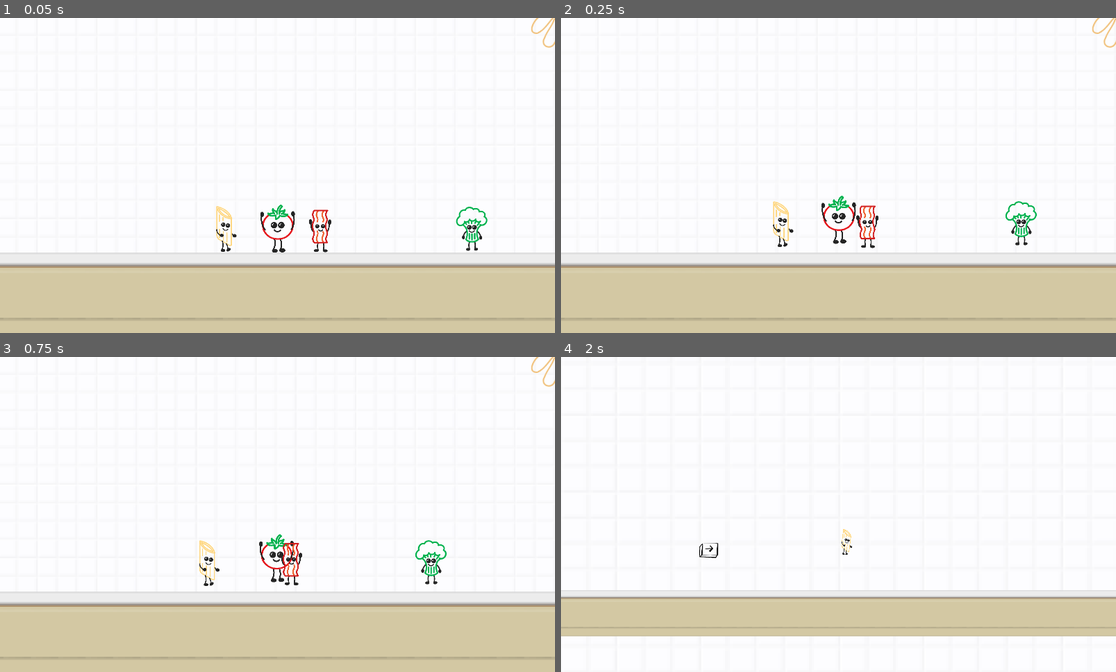
Above: before the commit, frames 1-4 (two rows, left to right).
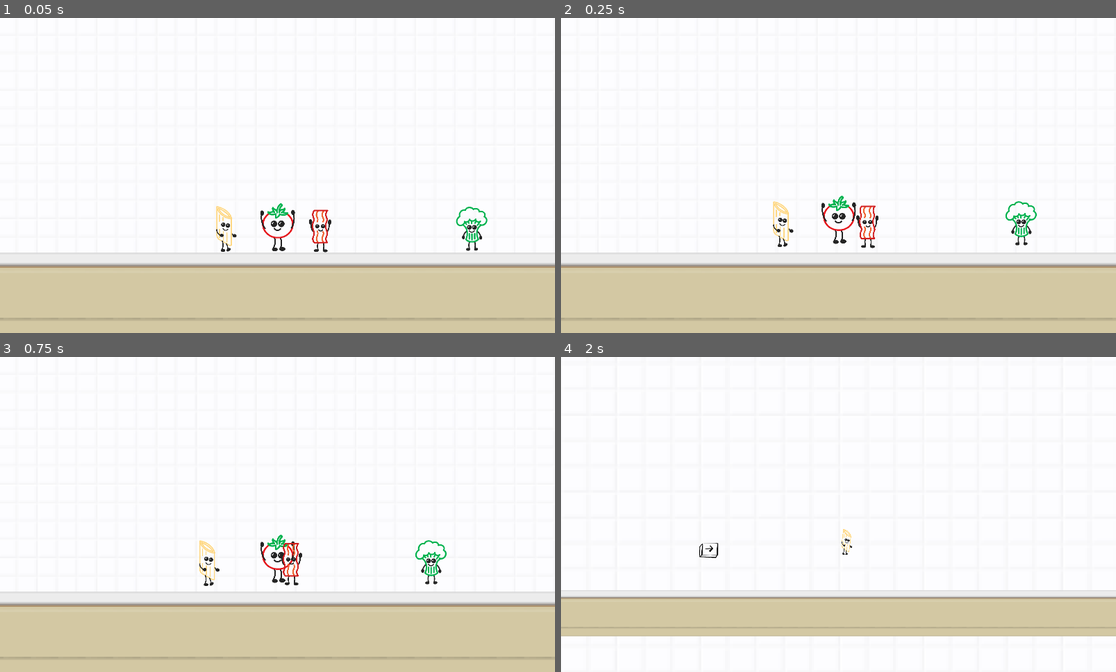
Above: after the commit, the same moments.

Repository: johannaeklundh/penneforyourlife
Game: Godot game, scene res://Assets/Scenes/IntroScene.tscn
Two runs of this game, one before a commit and one after it. Both use one fixed random seed, a clock stepped at 60 frames per second and the inputs below.
Inputs:
- Up to frame 1 (0.05 s): no input
- Up to frame 2 (0.25 s): no input
- Up to frame 3 (0.75 s): hold Right (move_right) from 0.53 s (still down); tap E (interact) at 0.6 s
- Up to frame 4 (2 s): keep holding Right (move_right); tap Space (jump) at 0.77, 1.52 s; tap E (interact) at 1.35 s

The runs differ from the first frame. In frame 1, 0.4% of the frame differs, in the area x 46-100%, y 0-75%; in frame 2, less than 0.1%; in frame 3, 0.3%; in frame 4, nothing differs.

Commit message:
Update IntroScene.tscn

Diff:
--- a/Assets/Scenes/IntroScene.tscn
+++ b/Assets/Scenes/IntroScene.tscn
@@ -19,13 +19,13 @@
 tracks/0/imported = false
 tracks/0/enabled = true
 tracks/0/path = NodePath("tomato:position")
-tracks/0/interp = 2
+tracks/0/interp = 1
 tracks/0/loop_wrap = true
 tracks/0/keys = {
-"times": PackedFloat32Array(0, 0.5, 1, 1.5, 2, 2.5, 5),
-"transitions": PackedFloat32Array(1, 1, 1, 1, 1, 1, 1),
-"update": 0,
-"values": [Vector2(0, -9), Vector2(0, -20), Vector2(0, -9), Vector2(10, -15), Vector2(20, -9), Vector2(20, -9), Vector2(150, -150)]
+"times": PackedFloat32Array(0, 0.5, 1, 1.5, 2, 2.75, 3.75, 4.5),
+"transitions": PackedFloat32Array(1, 1, 1, 1, 1, 1, 1, 1),
+"update": 0,
+"values": [Vector2(0, -9), Vector2(0, -20), Vector2(0, -9), Vector2(10, -15), Vector2(20, -9), Vector2(20, -13), Vector2(102, -92), Vector2(171, -161)]
 }
 tracks/1/type = "value"
 tracks/1/imported = false
@@ -46,10 +46,10 @@
 tracks/2/interp = 1
 tracks/2/loop_wrap = true
 tracks/2/keys = {
-"times": PackedFloat32Array(1.5, 2.75, 5),
+"times": PackedFloat32Array(1.5, 2.75, 4.5),
 "transitions": PackedFloat32Array(1, 1, 1),
 "update": 0,
-"values": [Vector2(204, -190), Vector2(60, -60), Vector2(200, -200)]
+"values": [Vector2(243, -230), Vector2(60, -60), Vector2(200, -200)]
 }
 tracks/3/type = "value"
 tracks/3/imported = false
@@ -142,10 +142,10 @@
 tracks/10/interp = 1
 tracks/10/loop_wrap = true
 tracks/10/keys = {
-"times": PackedFloat32Array(0, 2.75, 5),
+"times": PackedFloat32Array(1.5, 2.75, 5),
 "transitions": PackedFloat32Array(1, 1, 1),
 "update": 0,
-"values": [Vector2(35, -275), Vector2(7.99999, -90), Vector2(35, -270)]
+"values": [Vector2(35, -275), Vector2(8, -70), Vector2(35, -270)]
 }
 tracks/11/type = "value"
 tracks/11/imported = false
@@ -166,7 +166,7 @@
 tracks/12/interp = 1
 tracks/12/loop_wrap = true
 tracks/12/keys = {
-"times": PackedFloat32Array(0, 4, 5),
+"times": PackedFloat32Array(2.75, 4, 5),
 "transitions": PackedFloat32Array(1, 1, 1),
 "update": 0,
 "values": [Vector2(340, -51), Vector2(147, -30), Vector2(340, -51)]
@@ -220,8 +220,36 @@
 "values": [Vector2(0, 0), Vector2(0, 0), Vector2(-50, -9), Vector2(-96.5271, -8.27375)]
 }
 
+[sub_resource type="Animation" id="Animation_xbf8j"]
+length = 0.001
+tracks/0/type = "value"
+tracks/0/imported = false
+tracks/0/enabled = true
+tracks/0/path = NodePath("hand:position")
+tracks/0/interp = 1
+tracks/0/loop_wrap = true
+tracks/0/keys = {
+"times": PackedFloat32Array(0),
+"transitions": PackedFloat32Array(1),
+"update": 0,
+"values": [Vector2(243, -230)]
+}
+tracks/1/type = "value"
+tracks/1/imported = false
+tracks/1/enabled = true
+tracks/1/path = NodePath("tomato:position")
+tracks/1/interp = 1
+tracks/1/loop_wrap = true
+tracks/1/keys = {
+"times": PackedFloat32Array(0),
+"transitions": PackedFloat32Array(1),
+"update": 0,
+"values": [Vector2(171, -161)]
+}
+
 [sub_resource type="AnimationLibrary" id="AnimationLibrary_v7hcg"]
 _data = {
+&"RESET": SubResource("Animation_xbf8j"),
 &"intro": SubResource("Animation_s2mtd")
 }
 
@@ -468,8 +496,9 @@
 z_index = -1000
 
 [node name="Camera2D" type="Camera2D" parent="."]
+position = Vector2(-96.5271, -8.27375)
 offset = Vector2(0, -45)
-zoom = Vector2(5, 5)
+zoom = Vector2(5.2, 5.2)
 
 [node name="AnimationPlayer" type="AnimationPlayer" parent="."]
 libraries = {
@@ -478,44 +507,45 @@
 autoplay = "intro"
 
 [node name="tomato" type="AnimatedSprite2D" parent="."]
-position = Vector2(0, -9)
+position = Vector2(171, -161)
 scale = Vector2(0.08, 0.08)
 sprite_frames = SubResource("SpriteFrames_2c1is")
-animation = &"idle"
+animation = &"stuck"
 offset = Vector2(0, -50)
 
 [node name="hand" type="AnimatedSprite2D" parent="."]
-position = Vector2(204, -190)
+position = Vector2(243, -230)
 rotation = -2.49582
 scale = Vector2(0.25, 0.25)
 sprite_frames = SubResource("SpriteFrames_8722x")
-animation = &"open"
+animation = &"close"
 
 [node name="pasta" type="AnimatedSprite2D" parent="."]
-position = Vector2(-30, -13)
+position = Vector2(-140, -12)
 scale = Vector2(0.05, 0.05)
 sprite_frames = SubResource("SpriteFrames_dsaqx")
-animation = &"idle"
+animation = &"sad"
+flip_h = true
 
 [node name="broccoli" type="AnimatedSprite2D" parent="."]
-position = Vector2(115, -13)
+position = Vector2(286, -39)
 scale = Vector2(0.07, 0.07)
 sprite_frames = SubResource("SpriteFrames_ugq5c")
-animation = &"idle"
+animation = &"stuck"
 
 [node name="bacon" type="AnimatedSprite2D" parent="."]
-position = Vector2(27, -12)
+position = Vector2(31, -218)
 scale = Vector2(0.07, 0.07)
 sprite_frames = SubResource("SpriteFrames_50gjr")
-animation = &"idle"
+animation = &"stuck"
 autoplay = "idle"
 
 [node name="hand2" type="AnimatedSprite2D" parent="."]
-position = Vector2(35, -275)
+position = Vector2(35, -270)
 rotation = -3.08574
 scale = Vector2(0.25, 0.25)
 sprite_frames = SubResource("SpriteFrames_8722x")
-animation = &"open"
+animation = &"close"
 flip_h = true
 
 [node name="hand3" type="AnimatedSprite2D" parent="."]
@@ -523,4 +553,4 @@
 rotation = -1.82387
 scale = Vector2(0.25, 0.25)
 sprite_frames = SubResource("SpriteFrames_8722x")
-animation = &"open"
+animation = &"close"
Not shown: 1 places in Assets/Scenes/IntroScene.tscn that only renumber resources
